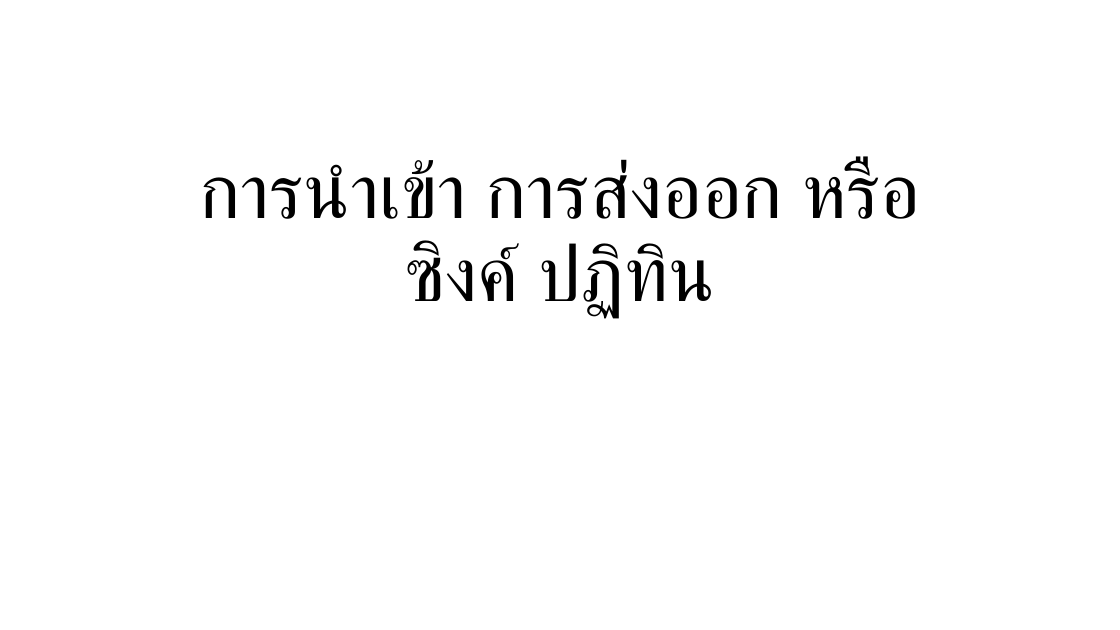
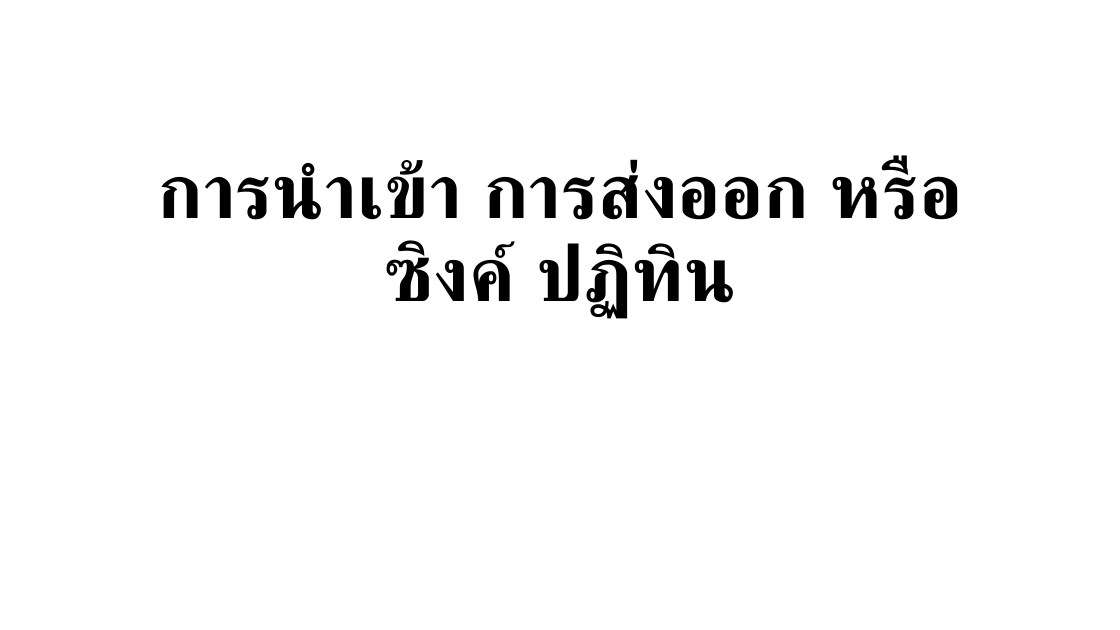
Before and after one commit to bratchasak/gcalendar, a slide deck: slide 17 of Google Calendar.pptx (slide 11 before the commit). Drawn at 1120x630 pixels with LibreOffice and Linux fonts; fonts in the diff are those of the drawing. Boxes give left, top, right and bottom in pixels: in the first picture for what was removed or moved away, otherwise in the second. Text is boxed around its words. In the diff, an @@ line names an element or a change of style, - is before the commit and + after.

```diff
--- a/Google Calendar.pptx
+++ b/Google Calendar.pptx
@@ title "การนำเข้า การส่งออก หรือซิงค์ ปฏิทิน" at (x1=158, y1=158, x2=963, y2=319): bold on @@
```
Also in this commit, not shown: 16 other slides changed, 6 slides added, 1 other file.
